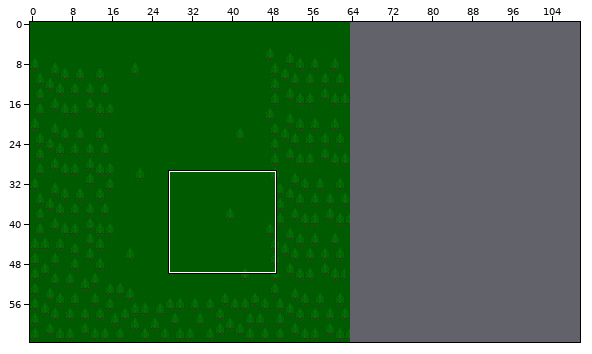
Two versions of a level (Tiled map, Demo/bin/Windows/x86/Debug/Content/maps/testMap.tmx). Above, an overview of the earlier version with the close-up marked.
Close-up. As it was:
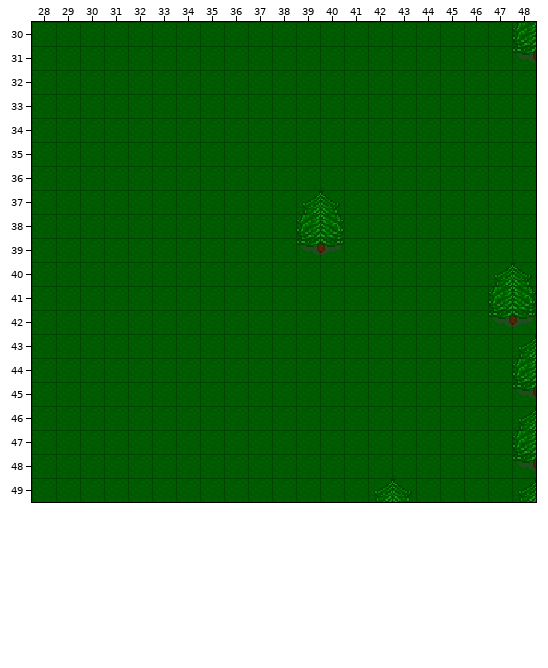
Cells are 16x16 px. Shown: x 28..48, y 30..49. The commit also changed other parts of the map, which this record leaves out. The old version is drawn lined up with the new one.
After the commit:
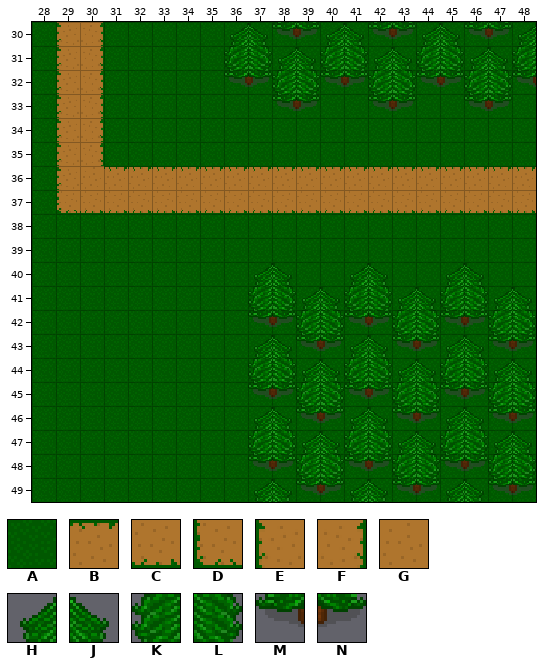
Key: from "tileset_1": A 0, B 1, C 2, D 3, E 4, F 5, G 6, H 16, J 17, K 32, L 33, M 48, N 49.
_ is an empty cell.
What changed:
map size 64x64 -> 250x250 cells
Layer "Tile Layer 1":
Tile A gives way to tile B in row 36 at x 31 to 48.
Tile A gives way to tile C in row 37 at x 30 to 48.
Tile A gives way to tile D in row 37 at x 29.
Tile A gives way to tile E in rows 30 to 36 at x 29.
Tile A gives way to tile F in rows 30 to 35 at x 30.
Tile A gives way to tile G in row 36 at x 30.
Layer "Tile Layer 2":
Tile K gives way to tile H in row 30 at x 48; in row 41 at x 47.
The edit adds tile H in row 30 at x 36, 40 and 44; in row 31 at x 38, 42 and 46; in row 40 at x 37, 41 and 45; in row 41 at x 39 and 43; in row 43 at x 37, 41 and 45; in row 44 at x 39, 43 and 47.
The edit adds tile H in row 46 at x 37, 41 and 45; in row 47 at x 39, 43 and 47; in row 49 at x 37, 41 and 45.
Tile H gives way to tile J in row 49 at x 42.
Tile K gives way to tile J in row 44 at x 48; in row 47 at x 48.
Tile L gives way to tile J in row 41 at x 48.
The edit adds tile J in row 30 at x 37, 41 and 45; in row 31 at x 39, 43 and 47; in row 40 at x 38, 42 and 46; in row 41 at x 40 and 44; in row 43 at x 38, 42 and 46; in row 44 at x 40 and 44.
The edit adds tile J in row 46 at x 38, 42 and 46; in row 47 at x 40 and 44; in row 49 at x 38 and 46.
Tile M gives way to tile K in row 31 at x 48; in row 42 at x 47.
The edit adds tile K in row 31 at x 36, 40 and 44; in row 32 at x 38, 42 and 46; in row 41 at x 37, 41 and 45; in row 42 at x 39 and 43; in row 44 at x 37, 41 and 45; in row 45 at x 39, 43 and 47.
The edit adds tile K in row 47 at x 37, 41 and 45; in row 48 at x 39, 43 and 47.
Tile M gives way to tile L in row 45 at x 48; in row 48 at x 48.
Tile N gives way to tile L in row 42 at x 48.
The edit adds tile L in row 31 at x 37, 41 and 45; in row 32 at x 39, 43 and 47; in row 41 at x 38, 42 and 46; in row 42 at x 40 and 44; in row 44 at x 38, 42 and 46; in row 45 at x 40 and 44.
The edit adds tile L in row 47 at x 38, 42 and 46; in row 48 at x 40 and 44.
Tile J gives way to tile M in row 49 at x 43.
The edit adds tile M in row 30 at x 38, 42 and 46; in row 32 at x 36, 40, 44 and 48; in row 33 at x 38, 42 and 46; in row 42 at x 37, 41 and 45; in row 43 at x 39, 43 and 47; in row 45 at x 37, 41 and 45.
The edit adds tile M in row 46 at x 39, 43 and 47; in row 48 at x 37, 41 and 45; in row 49 at x 39 and 47.
Tile H gives way to tile N in row 43 at x 48; in row 46 at x 48; in row 49 at x 48.
The edit adds tile N in row 30 at x 39, 43 and 47; in row 32 at x 37, 41 and 45; in row 33 at x 39, 43 and 47; in row 42 at x 38, 42 and 46; in row 43 at x 40 and 44; in row 45 at x 38, 42 and 46.
The edit adds tile N in row 46 at x 40 and 44; in row 48 at x 38, 42 and 46; in row 49 at x 40 and 44.
The edit erases tile H in row 37 at x 39; in row 40 at x 47.
The edit erases tile J in row 37 at x 40; in row 40 at x 48.
The edit erases tile K in row 38 at x 39.
The edit erases tile L in row 38 at x 40.
The edit erases tile M in row 39 at x 39.
The edit erases tile N in row 39 at x 40.
